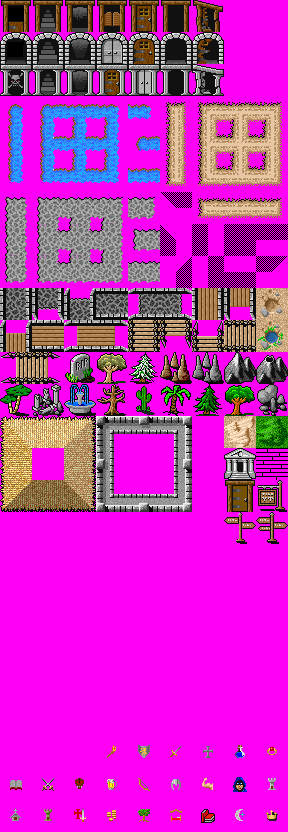
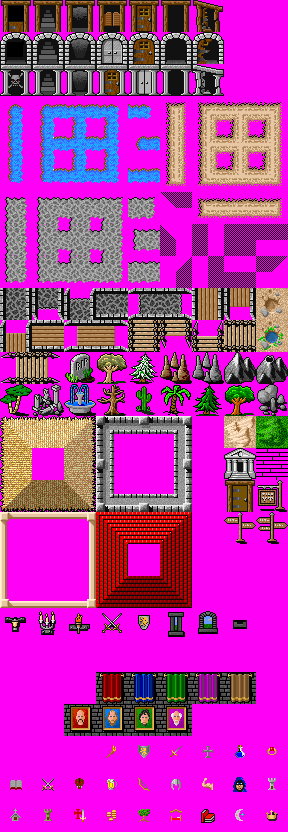
Before/after of a (288, 832) layered artwork. What changed in the layer stack:
painted on "Background" over <box>0,512,256,736</box>
